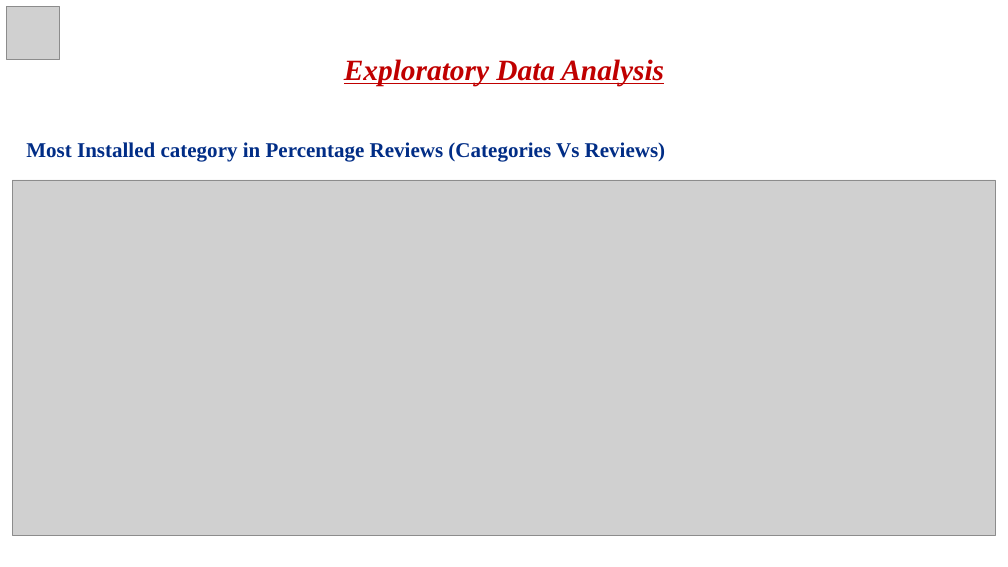
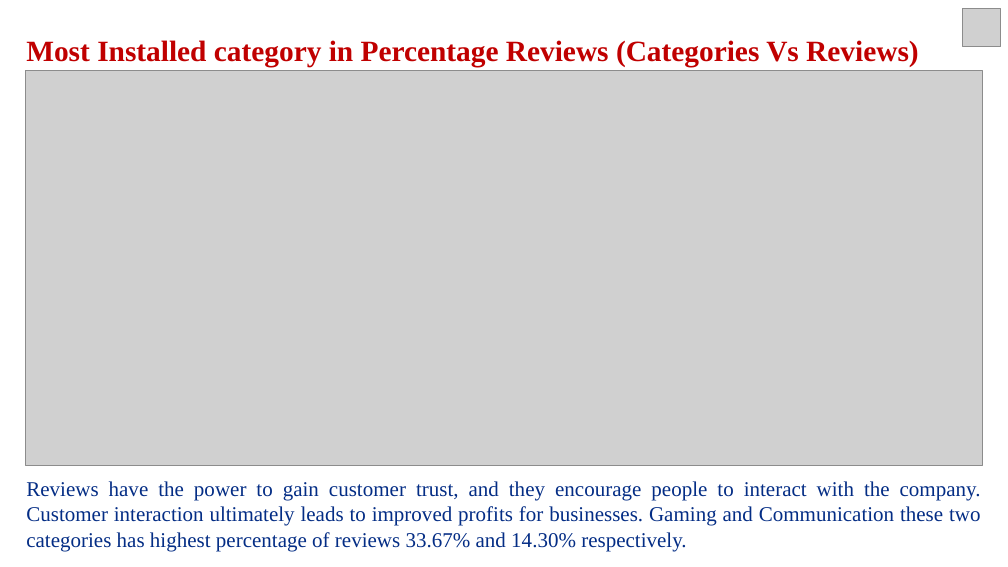
Before and after one commit to vivek16pawar/EDA-CAPSTONE, a slide deck: slide 11 of EDA_Presentation.pptx (slide 17 before the commit). Drawn at 1008x567 pixels with LibreOffice and Linux fonts; fonts in the diff are those of the drawing; grey boxes stand for pictures. Boxes give left, top, right and bottom in pixels: in the first picture for what was removed or moved away, otherwise in the second. Text is boxed around its words. In the diff, an @@ line names an element or a change of style, - is before the commit and + after.

```diff
--- a/EDA_Presentation.pptx
+++ b/EDA_Presentation.pptx
@@ picture removed at (7, 6, 60, 59) @@
@@ text "Most Installed category in Percentage ...": place and size @@
-text "Most Installed category in Percentage ..." at (26, 59, 666, 162)
+text "Most Installed category in Percentage ..." at (26, 40, 981, 551)
@@ picture added at (963, 8, 1001, 47) @@
@@ text at (26, 40, 918, 67): size 20 to 28 pt, text colour gradient #012D86 to #0E2557 to #C00000 in "Most Installed category in Percentage Reviews (Categories ..." @@
@@ text at (344, 59, 664, 86): paragraph removed @@
-Exploratory Data Analysis
@@ picture: place and size @@
-picture at (12, 180, 995, 535)
+picture at (26, 70, 982, 466)
@@ text at (26, 481, 981, 551): paragraph added @@
+Reviews have the power to gain customer trust, and they encourage people to interact with the company. Customer interaction ultimately leads to improved profits for businesses. Gaming and Communication these two categories has highest percentage of reviews 33.67% and 14.30% respectively.
```
Also in this commit, not shown: 8 other slides changed, 13 slides added, 19 slides removed.
